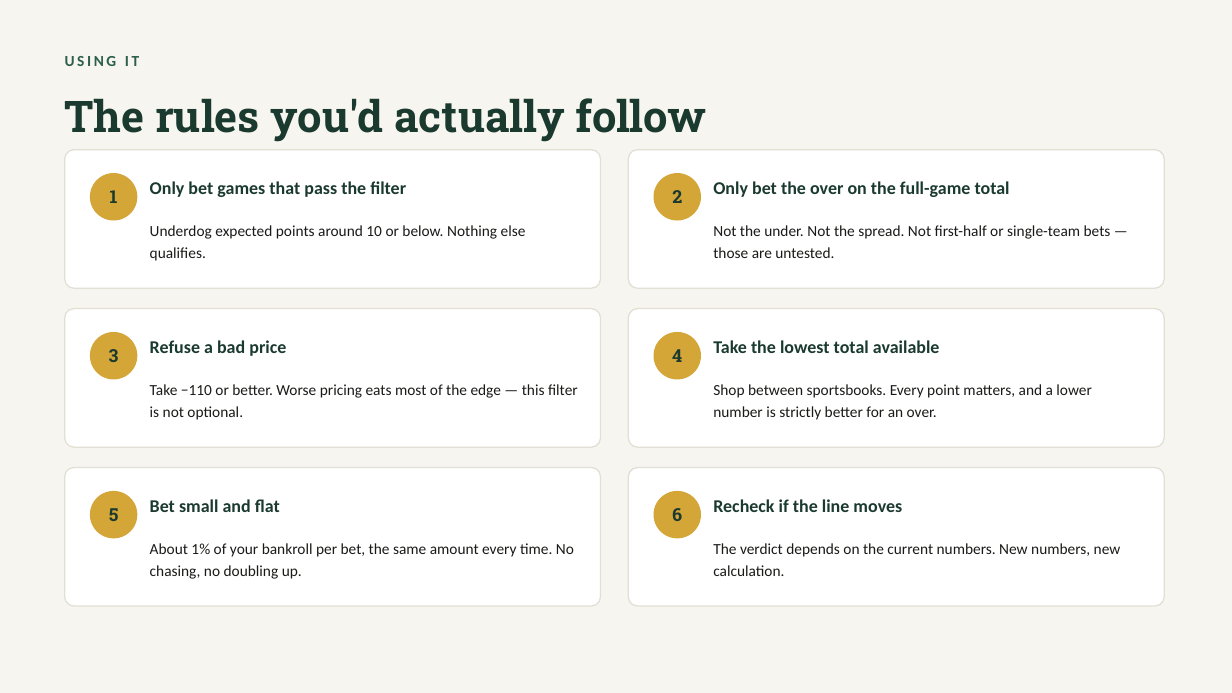
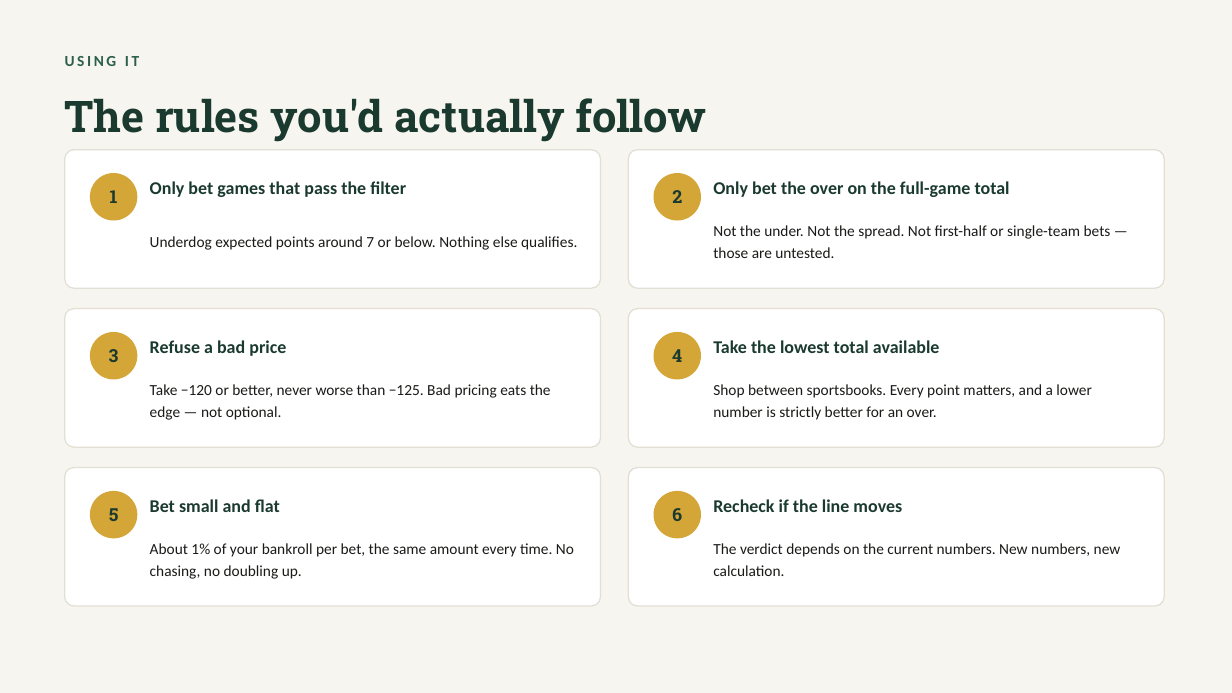
Before and after one commit to bmckelvey11/over-zero, a slide deck: slide 13 of docs/floor-bias-strategy.pptx. Drawn at 1232x693 pixels with LibreOffice and Linux fonts; fonts in the diff are those of the drawing. Boxes give left, top, right and bottom in pixels: in the first picture for what was removed or moved away, otherwise in the second. Text is boxed around its words. In the diff, an @@ line names an element or a change of style, - is before the commit and + after.

```diff
--- a/docs/floor-bias-strategy.pptx
+++ b/docs/floor-bias-strategy.pptx
@@ text at (150,236,577,250): text changed @@
-Underdog expected points around 10 or below. Nothing else qualifies.
+Underdog expected points around 7 or below. Nothing else qualifies.
@@ text at (150,384,551,420): text changed @@
-Take −110 or better. Worse pricing eats most of the edge — this filter is not optional.
+Take −120 or better, never worse than −125. Bad pricing eats the edge — not optional.
```
Also in this commit, not shown: 8 other slides changed, 2 other files.
